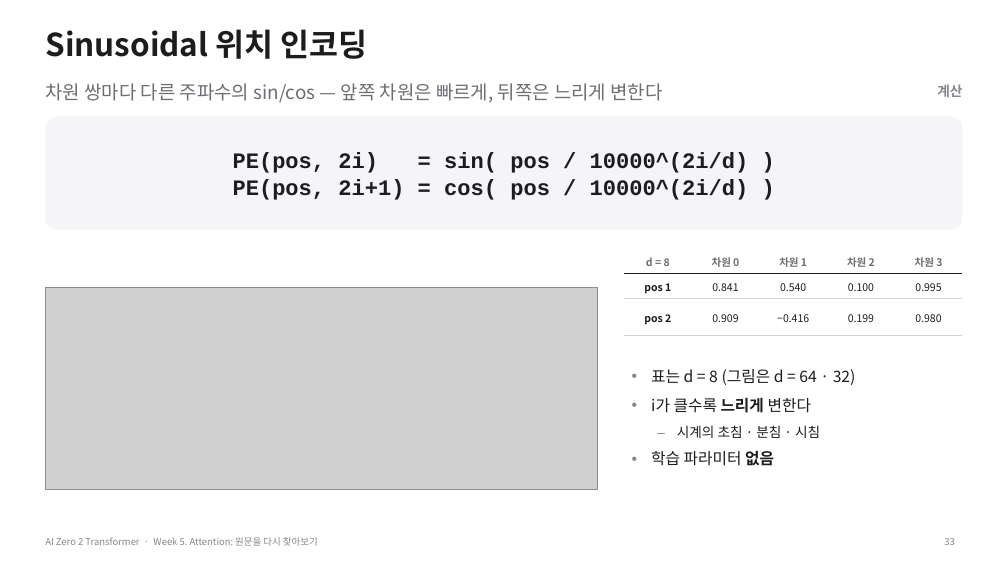
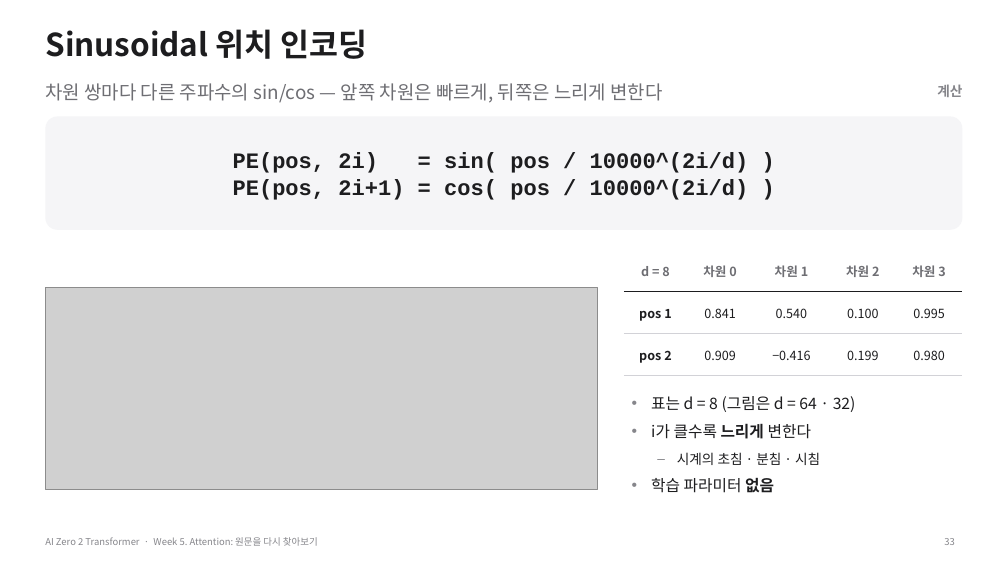
Before and after one commit to myunhh/AI-Zero-2-Transformers, a slide deck: slide 33 of lectures/week05_attention.pptx. Drawn at 1008x567 pixels with LibreOffice and Linux fonts; fonts in the diff are those of the drawing; grey boxes stand for pictures. Boxes give left, top, right and bottom in pixels: in the first picture for what was removed or moved away, otherwise in the second. Text is boxed around its words. In the diff, an @@ line names an element or a change of style, - is before the commit and + after.

```diff
--- a/lectures/week05_attention.pptx
+++ b/lectures/week05_attention.pptx
@@ table at (x1=624, y1=249, x2=963, y2=376) @@
@@ size 10 to 12 pt @@
@@ text "표는 d = 8 (그림은 ..." moved from (x1=651, y1=369, x2=856, y2=466) to (x1=651, y1=396, x2=856, y2=493) @@
```
Also in this commit, not shown: 10 other slides changed, 10 other files.
